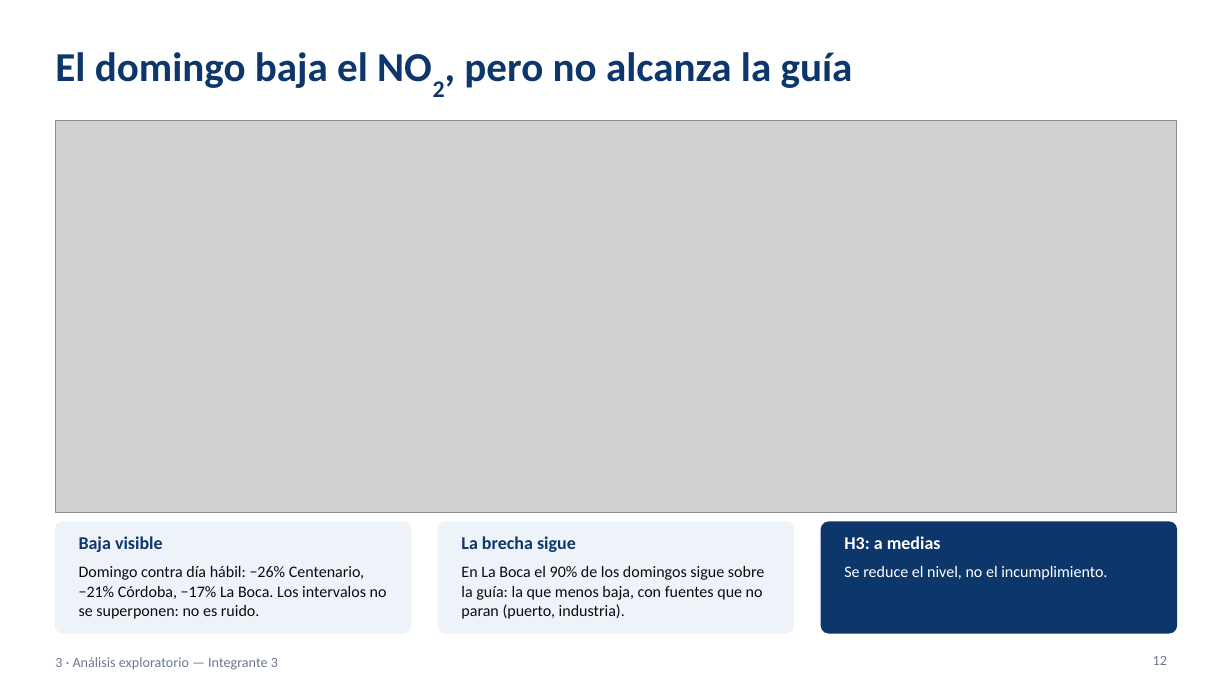
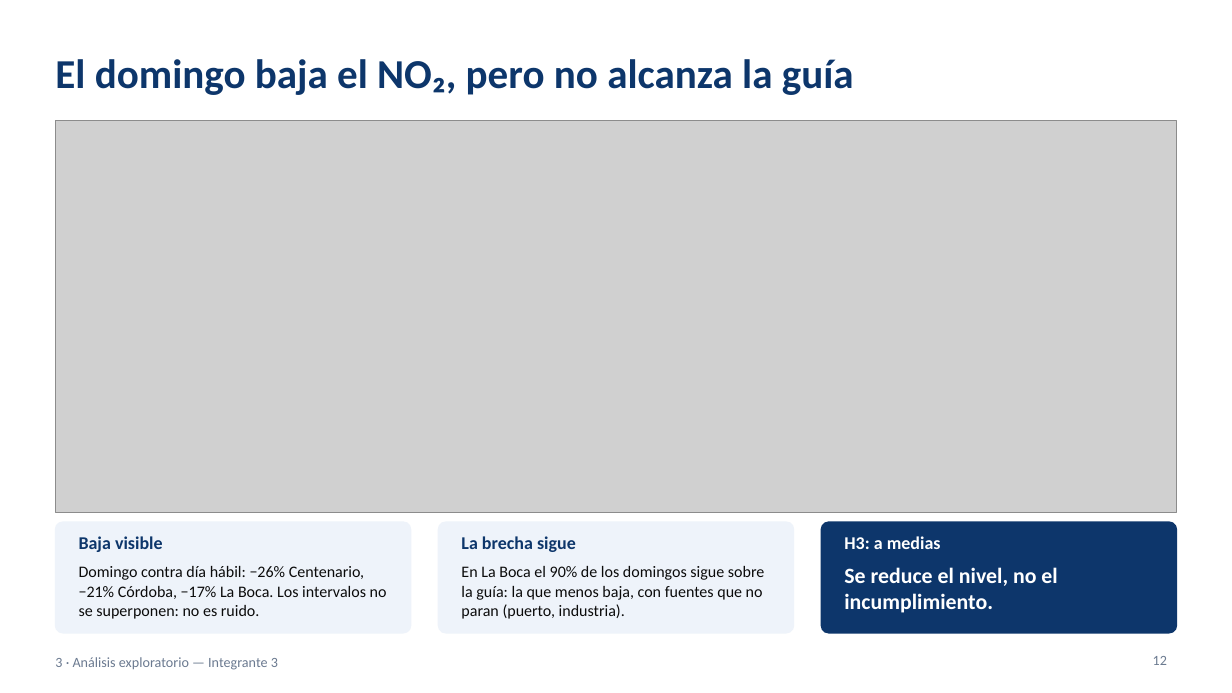
Before and after one commit to ezequielmaranda/nox-ciudad, a slide deck: slide 12 of presentacion/presentacion_tp_aire_oms.pptx. Drawn at 1232x693 pixels with LibreOffice and Linux fonts; fonts in the diff are those of the drawing; grey boxes stand for pictures. Boxes give left, top, right and bottom in pixels: in the first picture for what was removed or moved away, otherwise in the second. Text is boxed around its words. In the diff, an @@ line names an element or a change of style, - is before the commit and + after.

```diff
--- a/presentacion/presentacion_tp_aire_oms.pptx
+++ b/presentacion/presentacion_tp_aire_oms.pptx
@@ title at box(55, 59, 854, 95): text changed @@
-El domingo baja el NO2, pero no alcanza la guía
+El domingo baja el NO₂, pero no alcanza la guía
@@ text "Se reduce el nivel, no ..." at box(844, 567, 1057, 613): size 12.5 to 17 pt, bold on @@
```
Also in this commit, not shown: 20 other slides changed, 1 other file.
